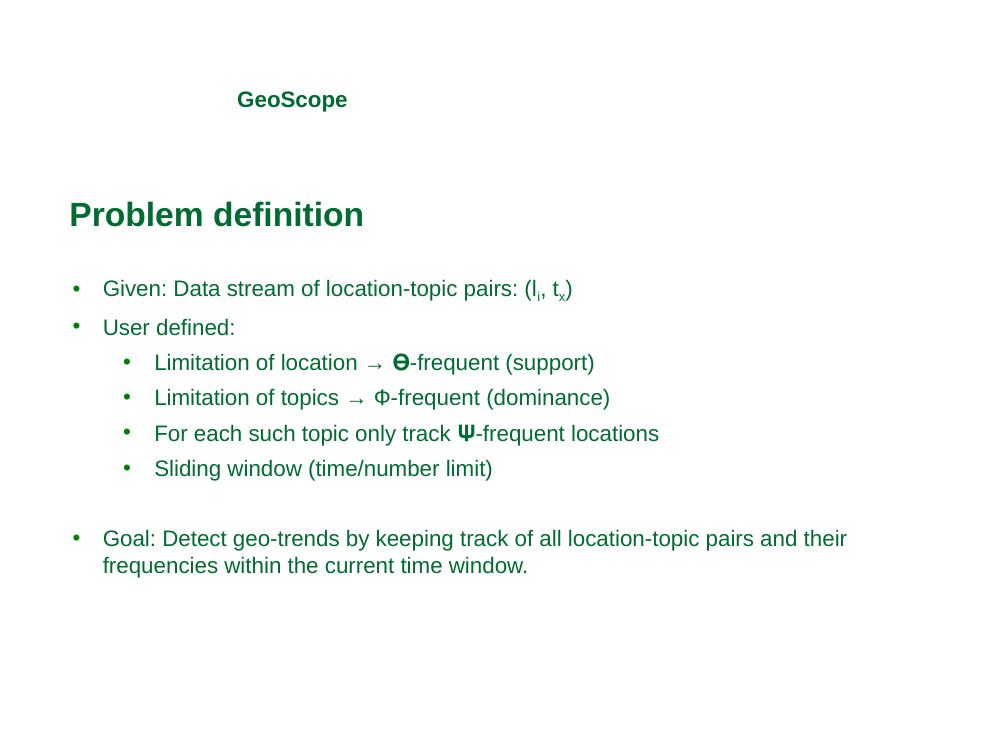
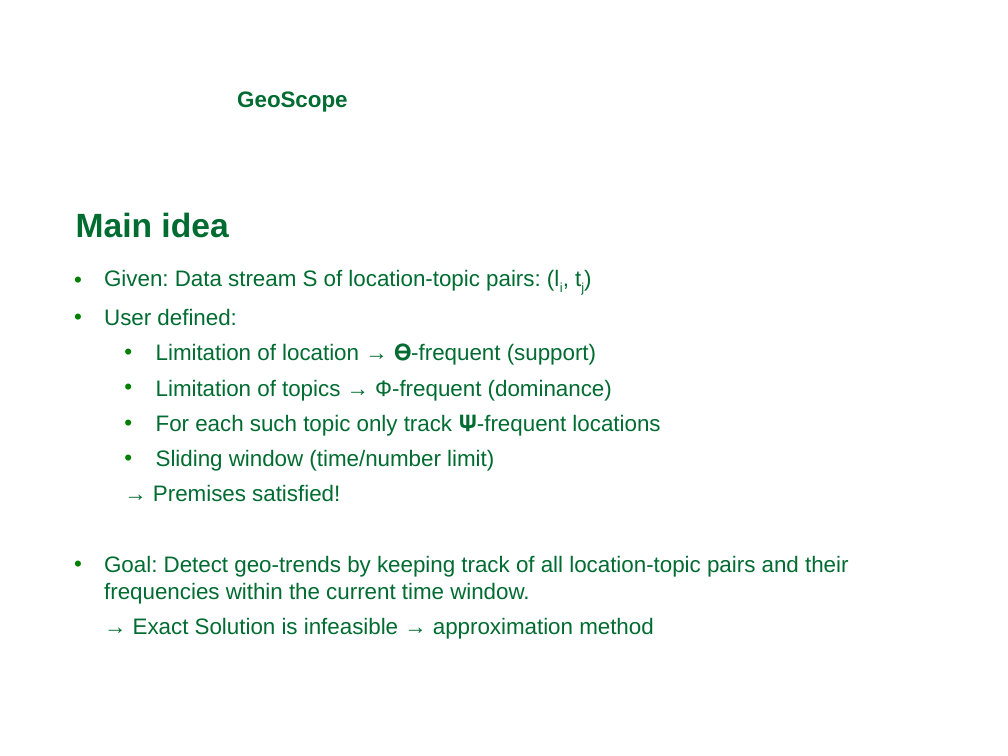
Before and after one commit to michaelprummer/datascience, a slide deck: slide 8 of GeoScope/DataScience1.ppt. Drawn at 1008x756 pixels with LibreOffice and Linux fonts; fonts in the diff are those of the drawing; background and template pictures are left out. Boxes give left, top, right and bottom in pixels: in the first picture for what was removed or moved away, otherwise in the second. Text is boxed around its words. In the diff, an @@ line names an element or a change of style, - is before the commit and + after.

Commit message:
some little changes on jennys part

```diff
--- a/GeoScope/DataScience1.ppt
+++ b/GeoScope/DataScience1.ppt
@@ text at <box>76,212,228,238</box>: text changed @@
-Problem definition
+Main idea
@@ text "Given: Data stream S of ...": place and size @@
-text "Given: Data stream S of ..." at <box>103,279,847,578</box>
+text "Given: Data stream S of ..." at <box>104,269,848,639</box>
@@ text at <box>104,269,541,291</box>: text changed @@
-• Given: Data stream of location-topic pairs: (li, tx)
+• Given: Data stream S of location-topic pairs: (li, tj)
@@ text at <box>153,484,340,502</box>: paragraph added @@
+  → Premises satisfied!
@@ text at <box>133,617,654,639</box>: paragraph added @@
+→ Exact Solution is infeasible → approximation method
```
